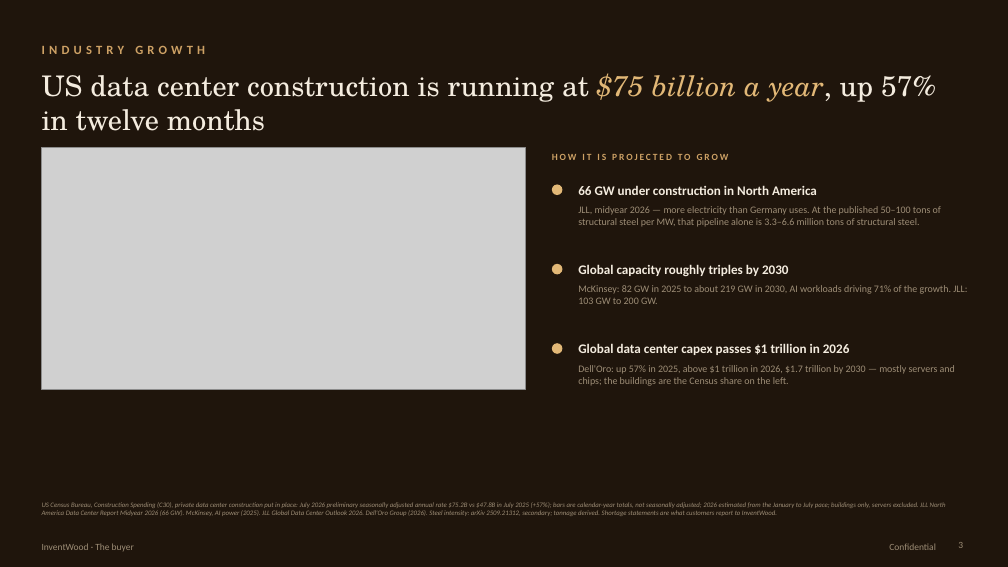
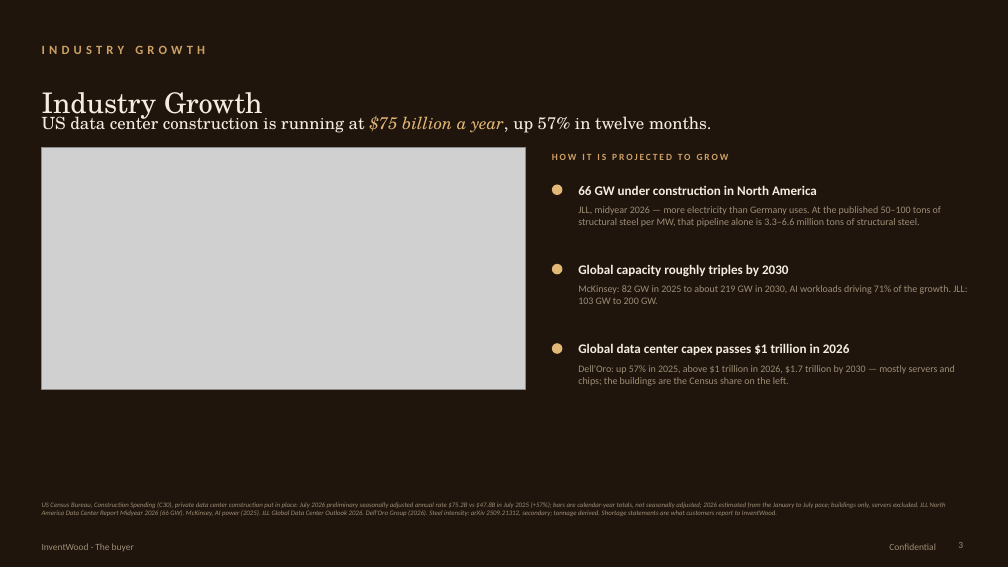
Before and after one commit to alau-hi/decks, a slide deck: slide 3 of superwood-datacenter-investor/SUPERWOOD-for-Data-Centers-Companion.pptx. Drawn at 1008x567 pixels with LibreOffice and Linux fonts; fonts in the diff are those of the drawing; grey boxes stand for pictures. Boxes give left, top, right and bottom in pixels: in the first picture for what was removed or moved away, otherwise in the second. Text is boxed around its words. In the diff, an @@ line names an element or a change of style, - is before the commit and + after.

```diff
--- a/superwood-datacenter-investor/SUPERWOOD-for-Data-Centers-Companion.pptx
+++ b/superwood-datacenter-investor/SUPERWOOD-for-Data-Centers-Companion.pptx
@@ text at [42,112,712,133]: text changed; size 27 to 16 pt @@
-US data center construction is running at $75 billion a year, up 57% in twelve months
+US data center construction is running at $75 billion a year, up 57% in twelve months.
@@ text added at [42,92,262,123], 27 pt, text #F4ECDF @@
+Industry Growth
```
Also in this commit, not shown: 1 other slide changed, 4 other files.
